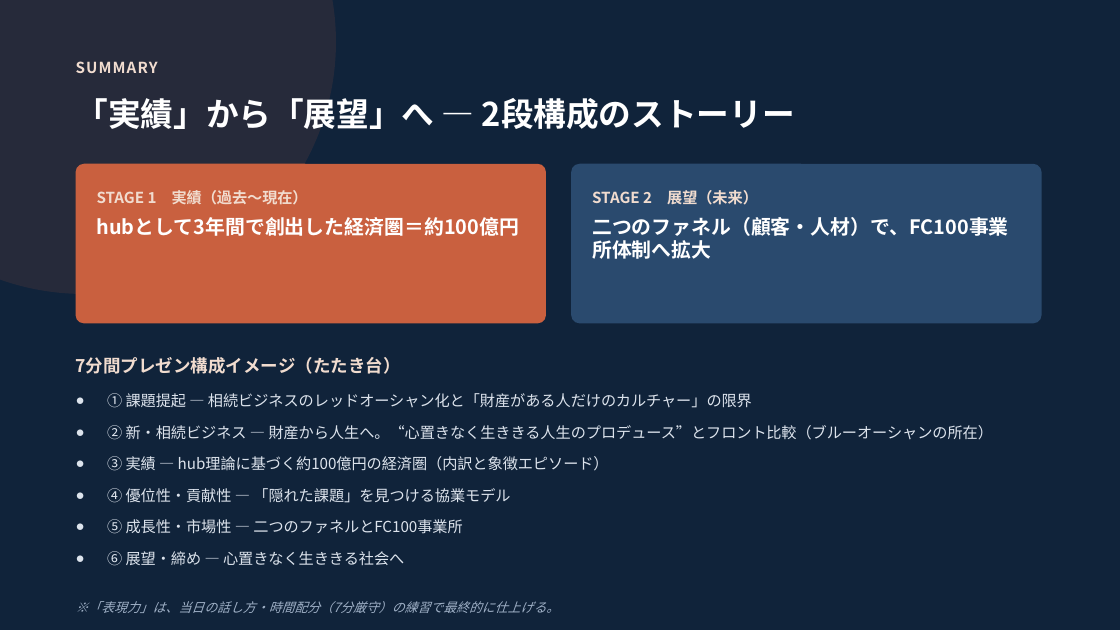
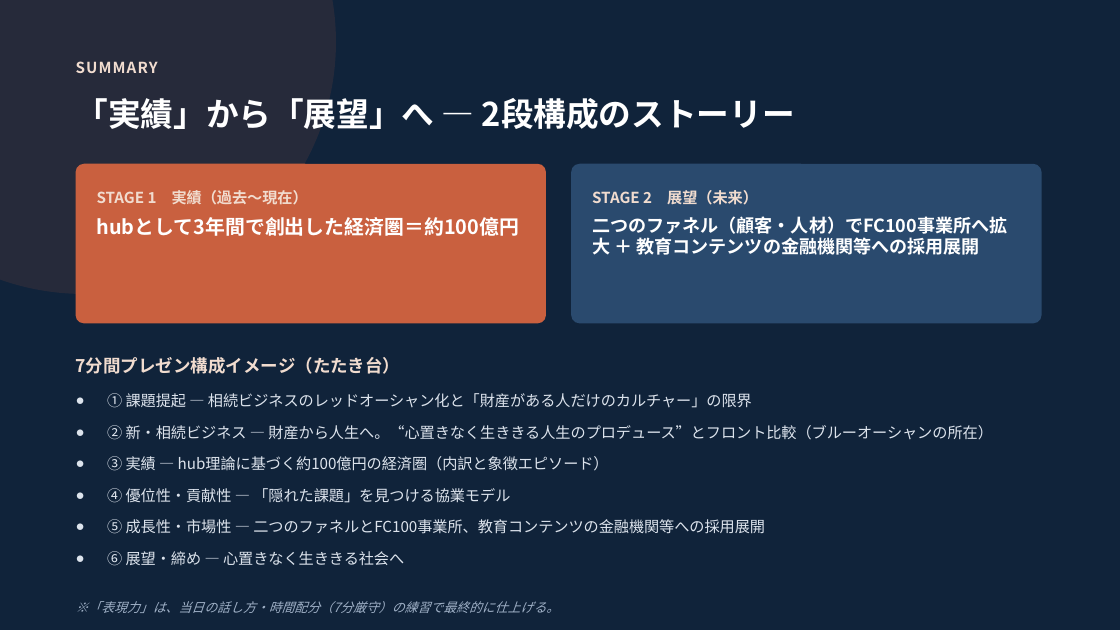
Before and after one commit to Megu124/tsunagusouzoku, a slide deck: slide 15 of manuscript/革新ビジネスアワード2026_ファイナル_100億市場ストーリー整理.pptx (slide 14 before the commit). Drawn at 1120x630 pixels with LibreOffice and Linux fonts; fonts in the diff are those of the drawing. Boxes give left, top, right and bottom in pixels: in the first picture for what was removed or moved away, otherwise in the second. Text is boxed around its words. In the diff, an @@ line names an element or a change of style, - is before the commit and + after.

```diff
--- a/manuscript/革新ビジネスアワード2026_ファイナル_100億市場ストーリー整理.pptx
+++ b/manuscript/革新ビジネスアワード2026_ファイナル_100億市場ストーリー整理.pptx
@@ text at (x1=592, y1=216, x2=1007, y2=255): text changed; size 17 to 15.5 pt @@
-二つのファネル（顧客・人材）で、FC100事業所体制へ拡大
+二つのファネル（顧客・人材）でFC100事業所へ拡大 ＋ 教育コンテンツの金融機関等への採用展開
@@ text at (x1=107, y1=519, x2=765, y2=534): text changed @@
-● ⑤ 成長性・市場性 ― 二つのファネルとFC100事業所
+● ⑤ 成長性・市場性 ― 二つのファネルとFC100事業所、教育コンテンツの金融機関等への採用展開
```
Also in this commit, not shown: 3 other slides changed, 1 slide added, 1 other file.
